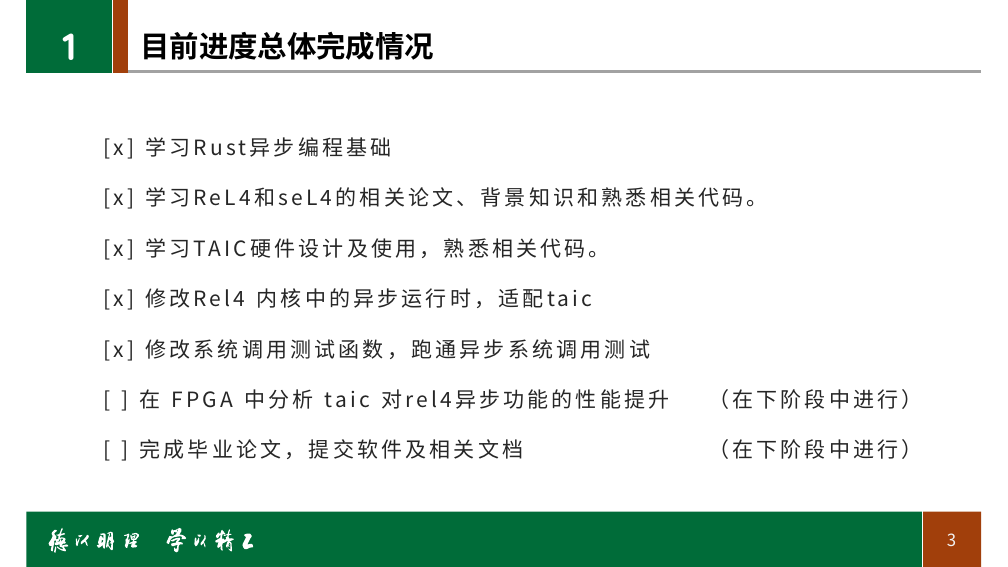
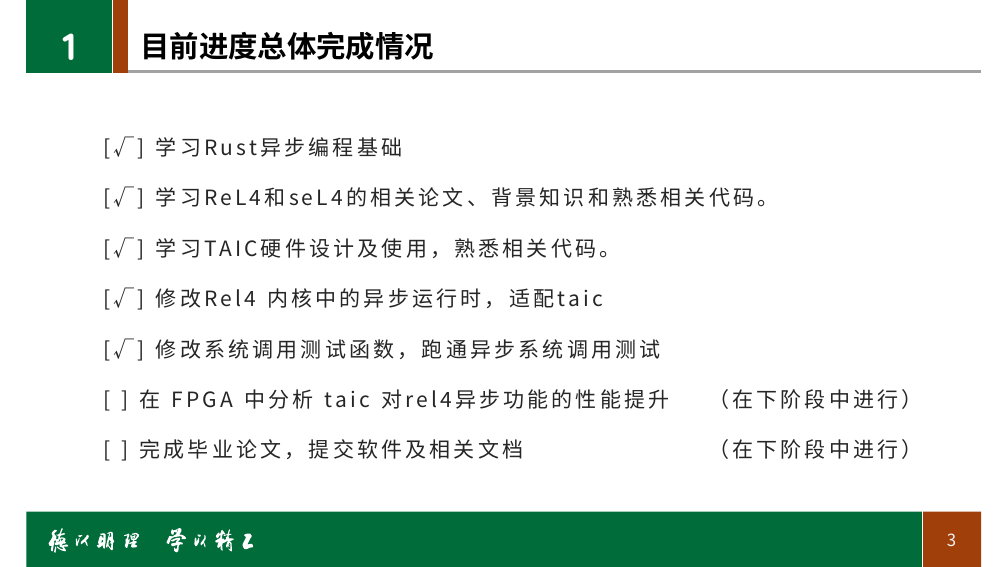
Before and after one commit to LynxPeng/GraduationProjectRecords, a slide deck: slide 3 of docs/流程文件/中期/中期PPT.pptx. Drawn at 1008x567 pixels with LibreOffice and Linux fonts; fonts in the diff are those of the drawing; background and template pictures are left out. Boxes give left, top, right and bottom in pixels: in the first picture for what was removed or moved away, otherwise in the second. Text is boxed around its words. In the diff, an @@ line names an element or a change of style, - is before the commit and + after.

```diff
--- a/docs/流程文件/中期/中期PPT.pptx
+++ b/docs/流程文件/中期/中期PPT.pptx
@@ text at [156,137,778,359]: text changed @@
-[x] 学习Rust异步编程基础
-[x] 学习ReL4和seL4的相关论文、背景知识和熟悉相关代码。
-[x] 学习TAIC硬件设计及使用，熟悉相关代码。
-[x] 修改Rel4 内核中的异步运行时，适配taic
-[x] 修改系统调用测试函数，跑通异步系统调用测试
+[√] 学习Rust异步编程基础
+[√] 学习ReL4和seL4的相关论文、背景知识和熟悉相关代码。
+[√] 学习TAIC硬件设计及使用，熟悉相关代码。
+[√] 修改Rel4 内核中的异步运行时，适配taic
+[√] 修改系统调用测试函数，跑通异步系统调用测试
```
Also in this commit, not shown: 3 other slides changed, 4 other files.
